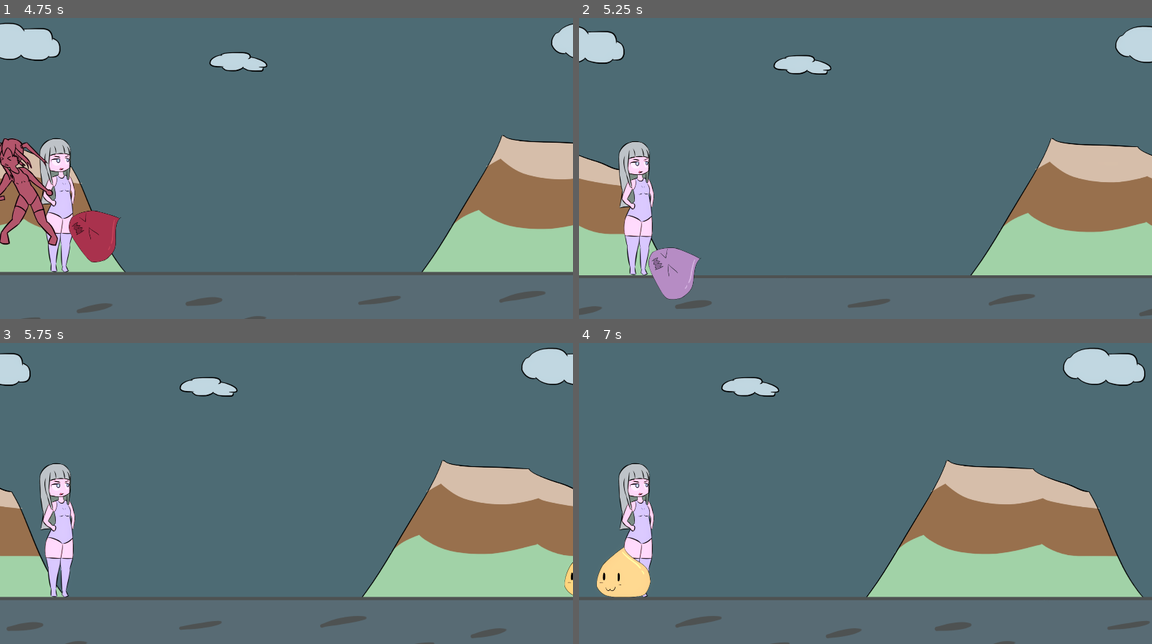
Above: before the commit, frames 1-4 (two rows, left to right).
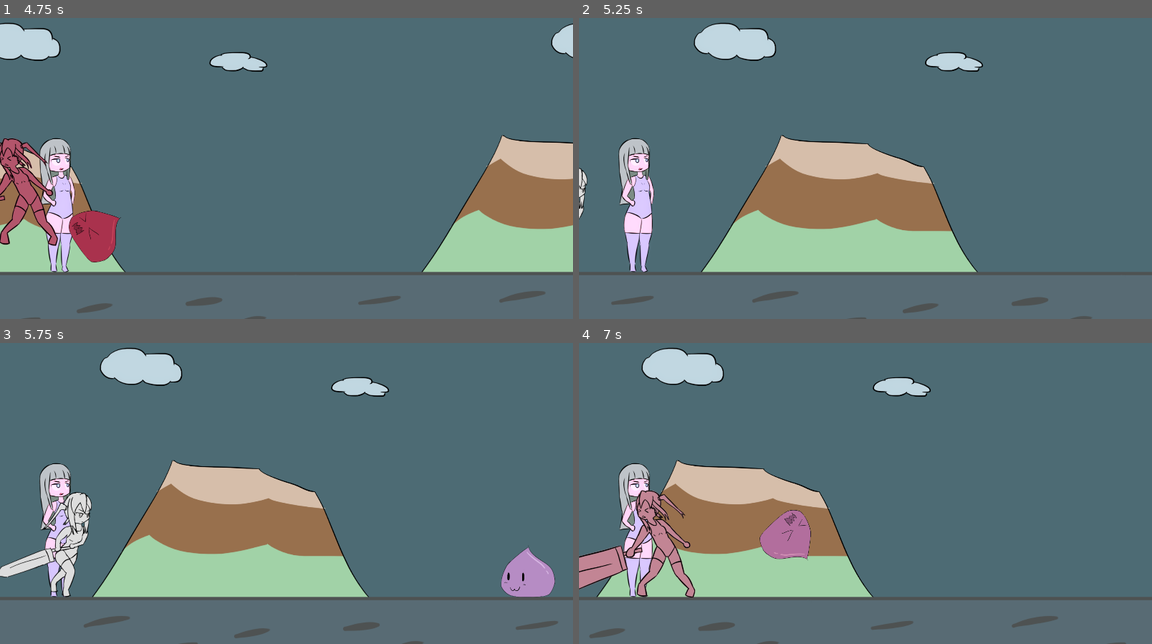
Above: after the commit, the same moments.

Repository: BeatMil/Animurun
Game: Godot game, scene res://Scenes/Forest.tscn
Same seed, same stepped clock (60 frames per second), same inputs: the game is played once before the commit and once after it.
Inputs (mouse positions are in pixels of both pictures, inside the frame that each line leads up to):
- Up to frame 1 (4.75 s): tap Enter (ui_accept) at 0.5, 0.77, 1.52, 3.02, 3.77, 4.52 s
- Up to frame 2 (5.25 s): click (865, 129) at 5 s, where only the run after the commit has a clickable "Restart"
- Up to frame 3 (5.75 s): no input
- Up to frame 4 (7 s): tap Enter (ui_accept) at 6.77 s

Frame 1 is identical in both runs. In frame 2, 37% of the frame differs, in the area x 0-100%, y 1-100%; in frame 3, 36%; in frame 4, 35%.

Commit message:
Fix DedMenu won't show up when game over

Diff:
--- a/Scripts/Chiichan.gd
+++ b/Scripts/Chiichan.gd
@@ -54,6 +54,7 @@
 	is_alive = false
 	can_move_to_default_pos = false
 	apply_impulse(Vector2(-800, -100))
+	$"%DedMenu".process_mode = Node.PROCESS_MODE_INHERIT
 	$"%DedMenu".show_menu()
 
 
